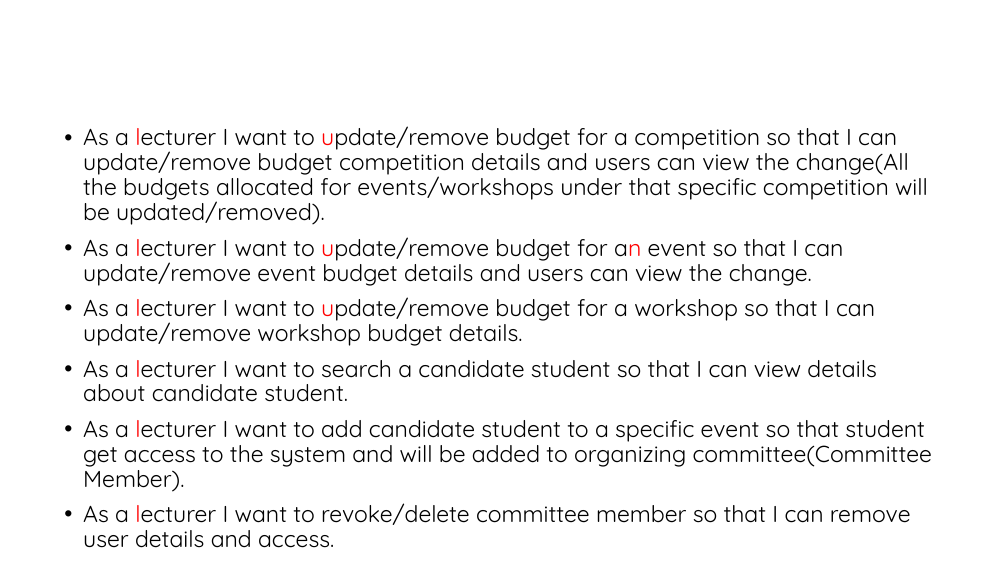
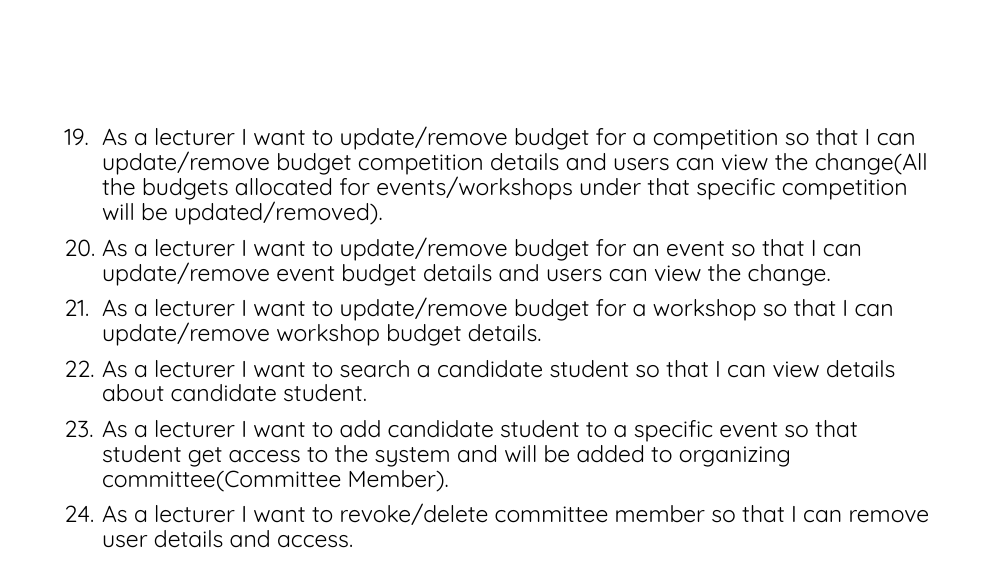
Before and after one commit to Sajith16/CSSEDocs, a slide deck: slide 10 of CodeFest-Management-Tool.pptx. Drawn at 1008x567 pixels with LibreOffice and Linux fonts; fonts in the diff are those of the drawing; background and template pictures are left out. Boxes give left, top, right and bottom in pixels: in the first picture for what was removed or moved away, otherwise in the second. Text is boxed around its words. In the diff, an @@ line names an element or a change of style, - is before the commit and + after.

```diff
--- a/CodeFest-Management-Tool.pptx
+++ b/CodeFest-Management-Tool.pptx
@@ text "As a lecturer I want ..." at (102,126,930,548): text colour #FF0000 to #000000 in "lecturer update/remove", "lecturer update/remove an", "lecturer update/remove", "lecturer" and 2 more places; bullet • to 1. @@
```
Also in this commit, not shown: 8 other slides changed.
